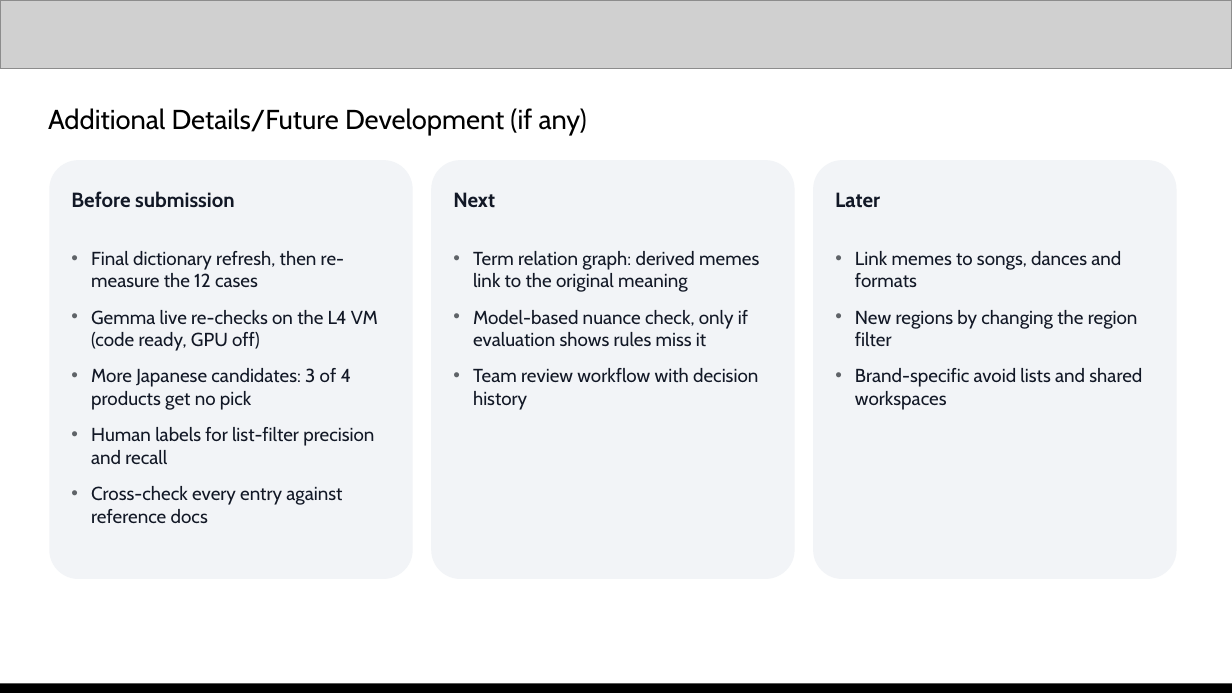
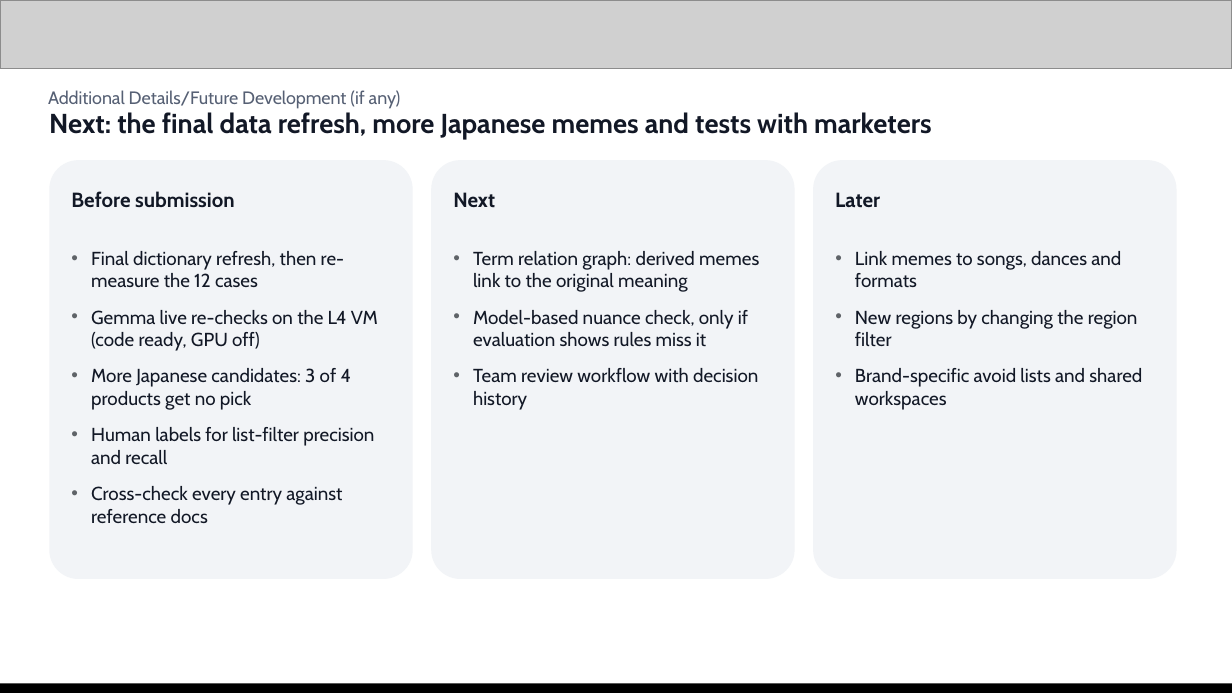
Before and after one commit to Sihyeon-Ji/trend-interpreter, a slide deck: slide 12 of docs/대회/제출/AI-Builder-Cup-제출-초안.pptx (slide 11 before the commit). Drawn at 1232x693 pixels with LibreOffice and Linux fonts; fonts in the diff are those of the drawing; grey boxes stand for pictures. Boxes give left, top, right and bottom in pixels: in the first picture for what was removed or moved away, otherwise in the second. Text is boxed around its words. In the diff, an @@ line names an element or a change of style, - is before the commit and + after.

```diff
--- a/docs/대회/제출/AI-Builder-Cup-제출-초안.pptx
+++ b/docs/대회/제출/AI-Builder-Cup-제출-초안.pptx
@@ text "Additional Details/Future Development (if any)": place and size @@
-text "Additional Details/Future Development (if any)" at (48,108,587,135)
+text "Additional Details/Future Development (if any)" at (48,90,401,109)
@@ text "Additional Details/Future Development (if any)" at (48,90,401,109): size 16 to 10.5 pt, text colour none to #566074 @@
@@ text added at (49,112,932,139), 16 pt, text #121826, bold @@
+Next: the final data refresh, more Japanese memes and tests with marketers
```
Also in this commit, not shown: 10 other slides changed, 3 slides added, 13 other files.
